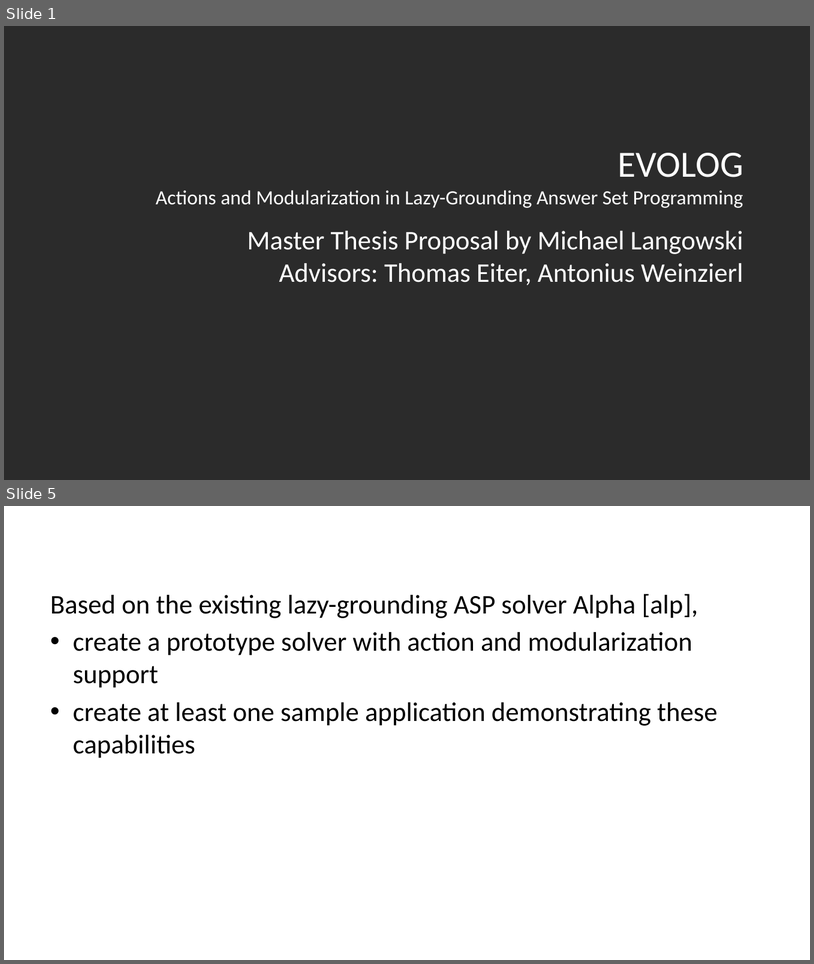
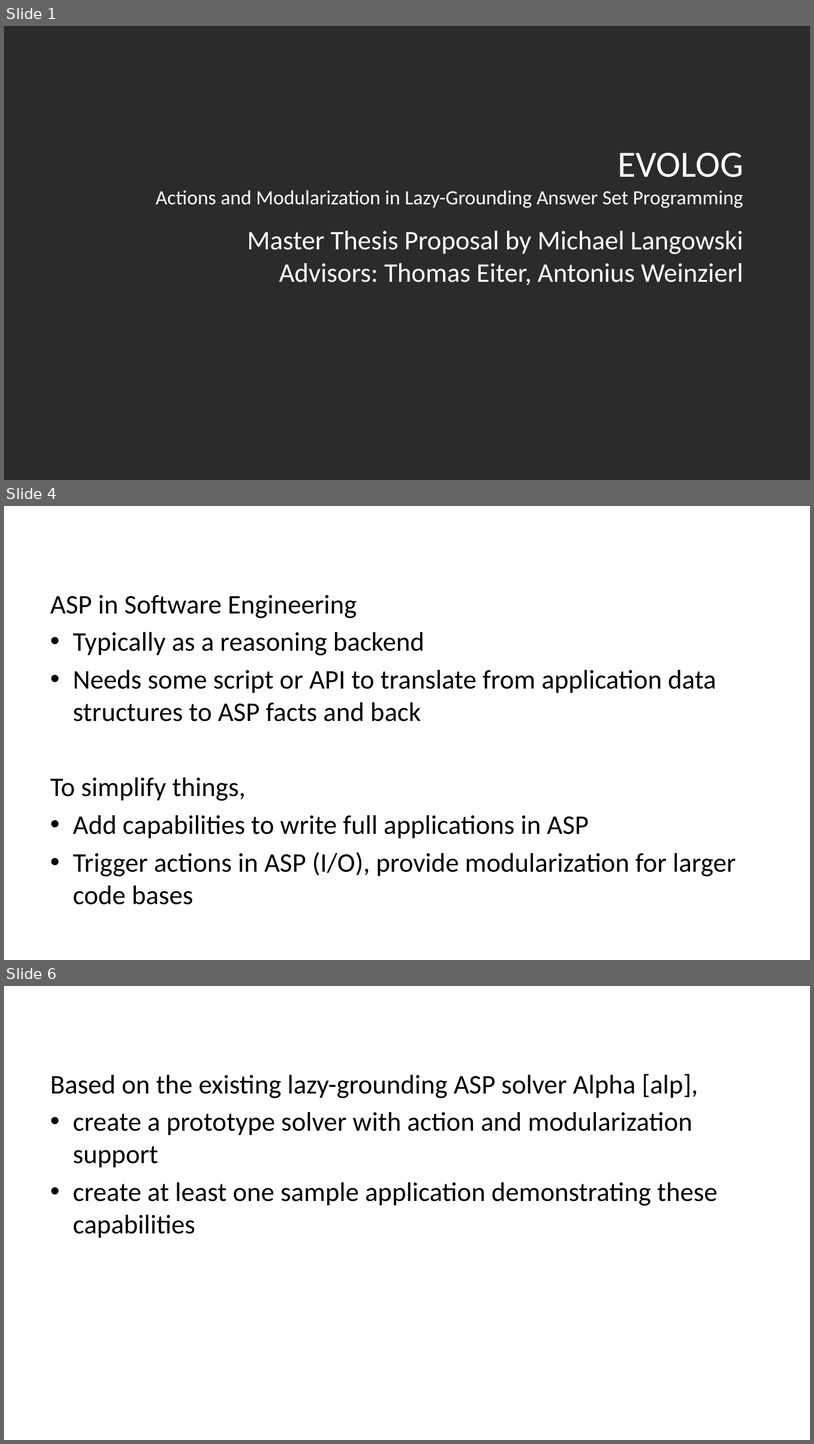
Before and after one commit to madmike200590/evolog-thesis, a slide deck: proposal/presentation.pptx. Shown one above the other, each under a label of ours: slides 1 and 5 before the commit, slides 1, 4 and 6 after it; the slides between them are not shown. The pictures are 814x964 and 814x1444 pixels, drawn with LibreOffice and Linux fonts; fonts in the diff are those of the drawing; background and template pictures are left out; a plain dark background stands for a picture behind light text. Boxes give left, top, right and bottom in pixels: in the first picture for what was removed or moved away, otherwise in the second. Text is boxed around its words. In the diff, an @@ line names an element or a change of style, - is before the commit and + after.

```diff
--- a/proposal/presentation.pptx
+++ b/proposal/presentation.pptx
@@ slide 4 added at <box>4,506,810,960</box>, background picture (left out) @@
@@ title added at <box>45,519,770,558</box>, 36 pt, text #FFFFFF @@
+Problem Statement
@@ text added at <box>50,595,736,904</box>, 32 pt, text #000000 @@
+ASP in Software Engineering
+• Typically as a reasoning backend
+• Needs some script or API to translate from application data structures to ASP facts and back
+To simplify things,
+• Add capabilities to write full applications in ASP
+• Trigger actions in ASP (I/O), provide modularization for larger code bases
@@ what was slide 5 is now slide 6 @@
```
Also in this commit, not shown: 1 slide changed, 2 other slides added, 1 slide removed, 3 other files.
